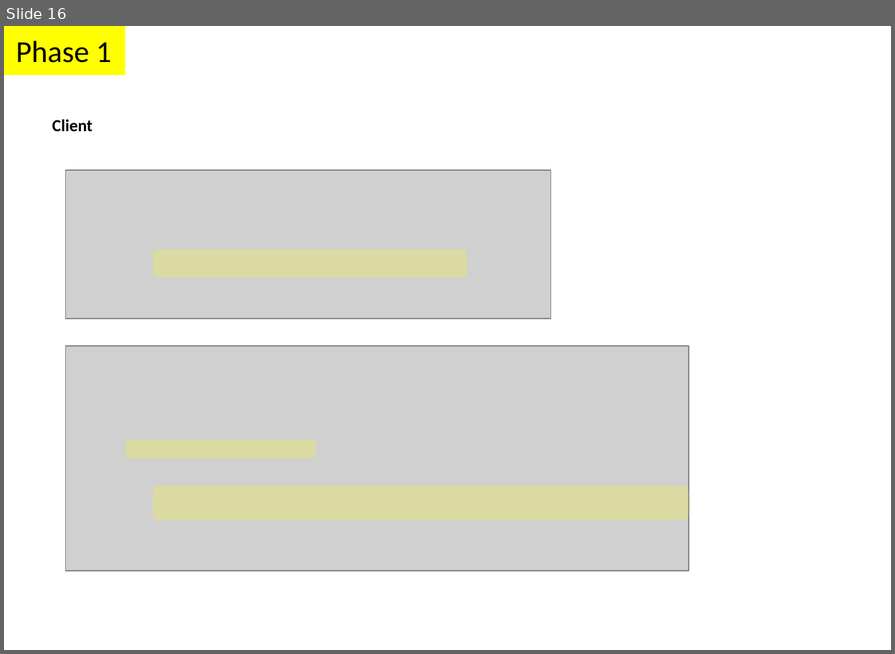
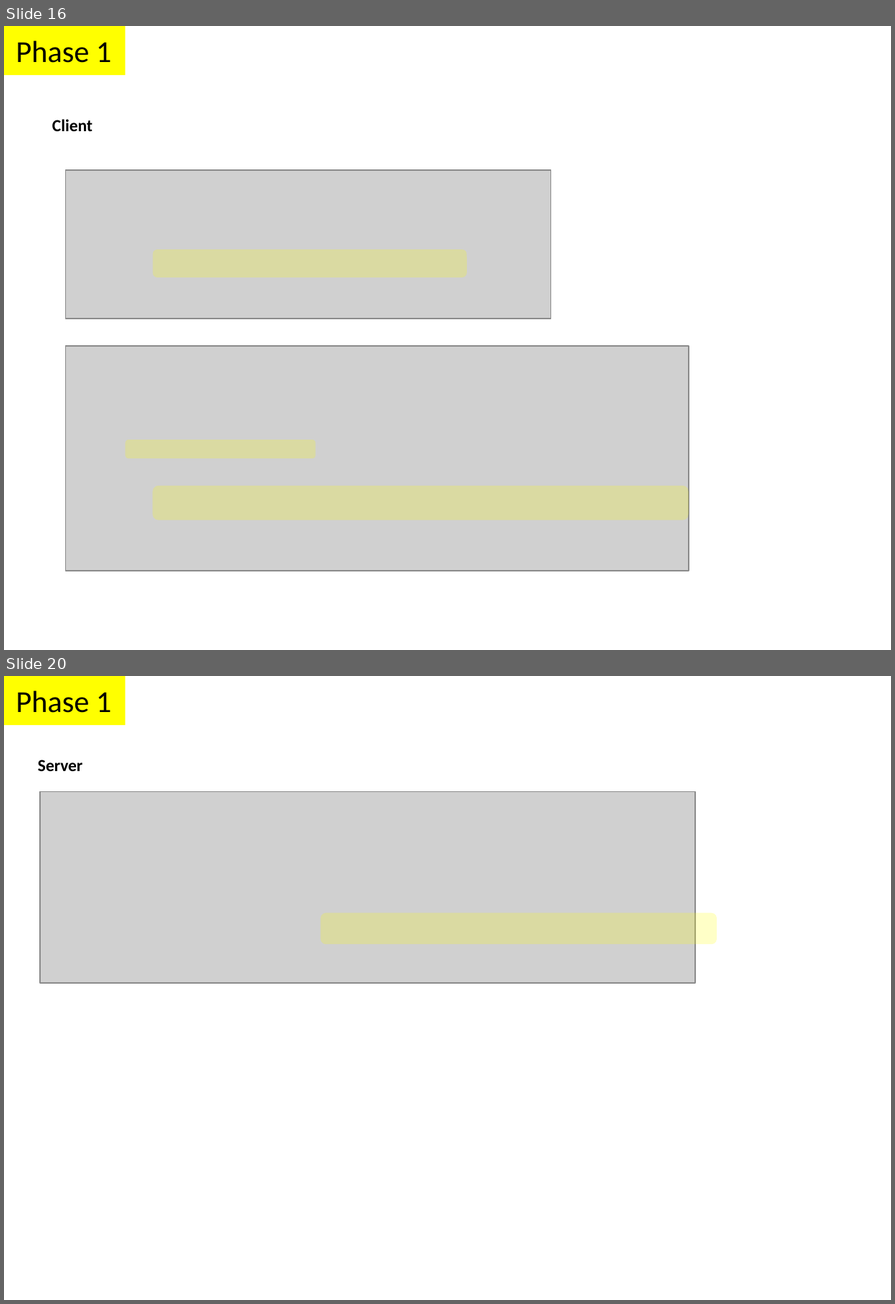
Before and after one commit to parthi2929/awesome-socket-io, a slide deck: Illustrations.pptx. Shown one above the other, each under a label of ours: slide 16 before the commit, slides 16 and 20 after it; the slides between them are not shown. The pictures are 895x654 and 895x1304 pixels, drawn with LibreOffice and Linux fonts; fonts in the diff are those of the drawing; grey boxes stand for pictures. Boxes give left, top, right and bottom in pixels: in the first picture for what was removed or moved away, otherwise in the second. Text is boxed around its words. In the diff, an @@ line names an element or a change of style, - is before the commit and + after.

```diff
--- a/Illustrations.pptx
+++ b/Illustrations.pptx
@@ slide 20 added at <box>4,676,891,1300</box>, background #FFFFFF @@
@@ rectangle added at <box>4,676,126,725</box>, fill #FFFF00, 18 pt, text #000000 @@
+Phase 1
@@ text added at <box>38,760,82,771</box>, 10 pt, text #000000, bold @@
+Server
@@ picture added at <box>39,792,695,983</box> @@
@@ rounded rectangle added at <box>321,912,717,944</box>, fill #FFFF00 at 22% opacity @@
```
Also in this commit, not shown: 3 other slides added, 8 other files.
